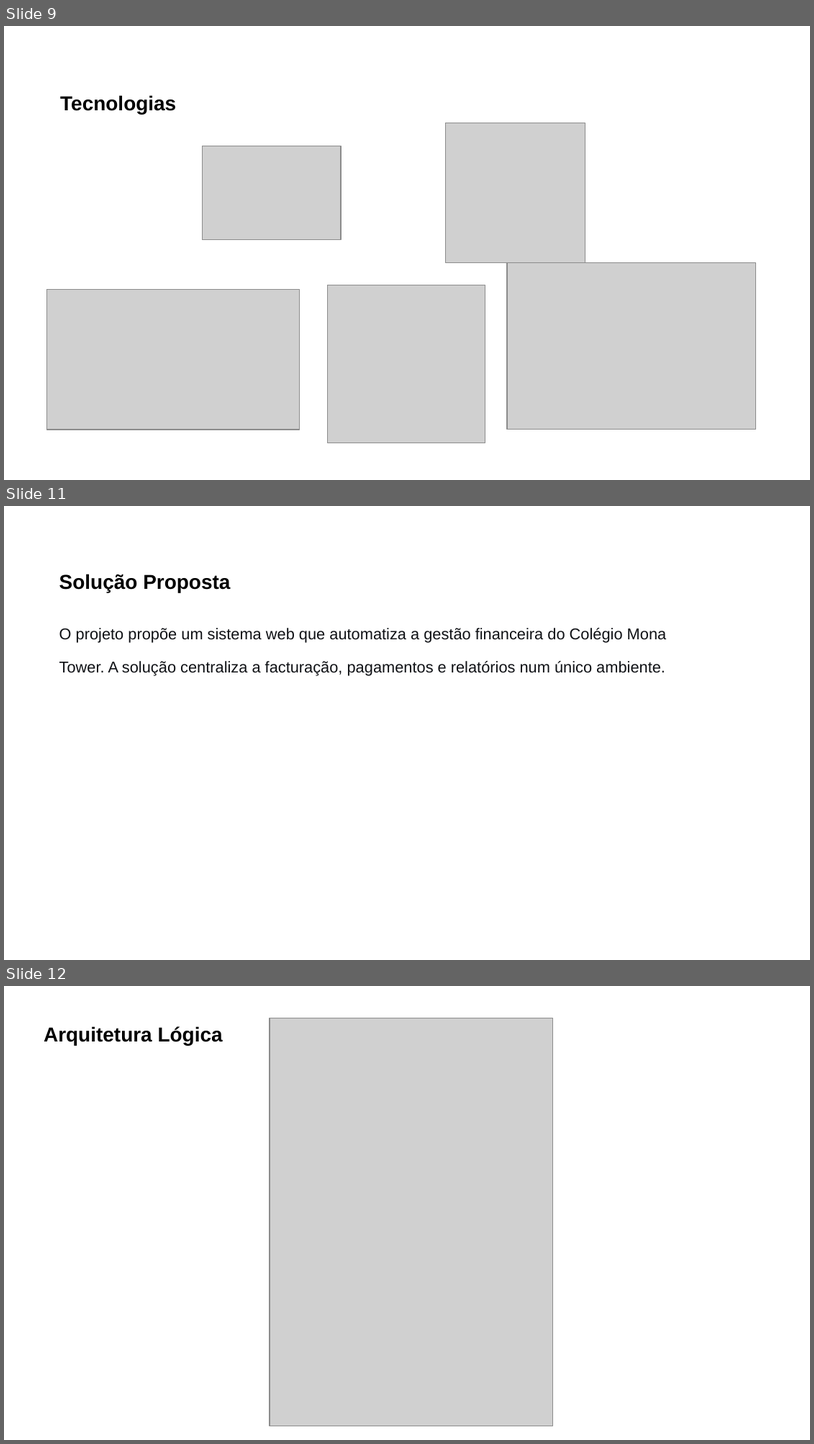
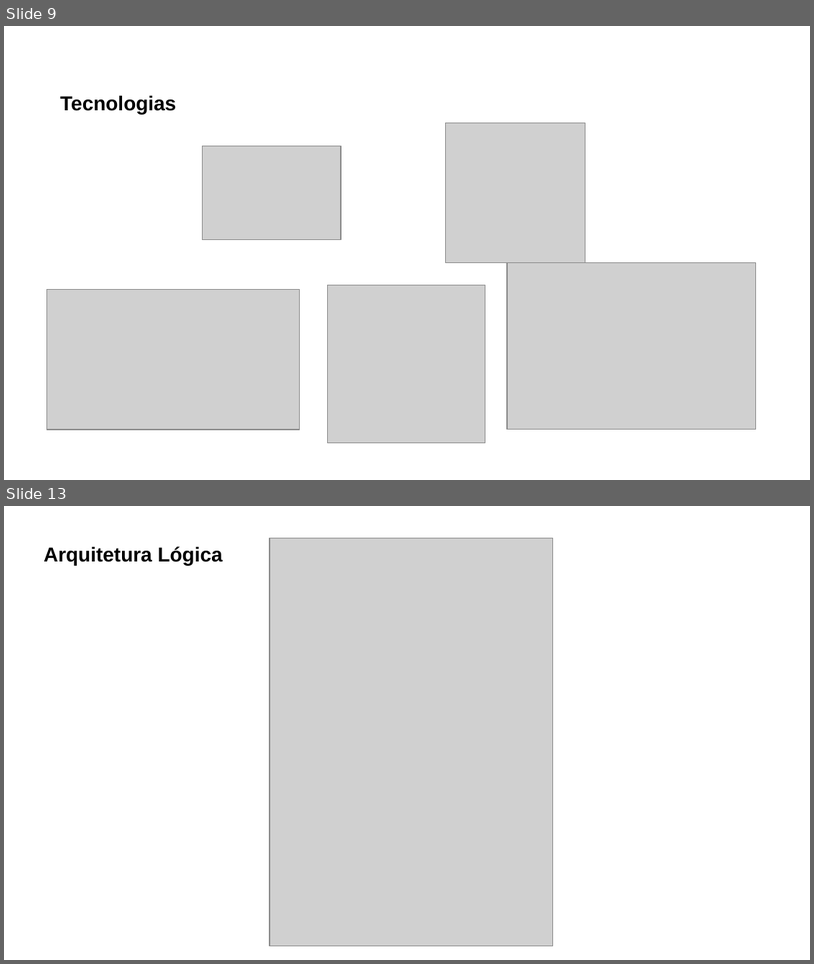
Before and after one commit to cristianoakgloria-web/Relat-rio-Slide, a slide deck: Apresentação_Cristiano&José.pptx. Shown one above the other, each under a label of ours: slides 9, 11 and 12 before the commit, slides 9 and 13 after it; the slides between them are not shown. The pictures are 814x1444 and 814x964 pixels, drawn with LibreOffice and Linux fonts; fonts in the diff are those of the drawing; grey boxes stand for pictures. Boxes give left, top, right and bottom in pixels: in the first picture for what was removed or moved away, otherwise in the second. Text is boxed around its words. In the diff, an @@ line names an element or a change of style, - is before the commit and + after.

```diff
--- a/Apresentação_Cristiano&José.pptx
+++ b/Apresentação_Cristiano&José.pptx
@@ slide 11 removed at [4,506,810,960], background #FFFFFF @@
@@ text removed at [59,574,230,592] @@
-Solução Proposta
@@ text removed at [59,628,667,676] @@
-O projeto propõe um sistema web que automatiza a gestão financeira do Colégio Mona Tower. A solução centraliza a facturação, pagamentos e relatórios num único ambiente.
@@ what was slide 12 is now slide 13 @@
```
Also in this commit, not shown: 1 other slide removed.
